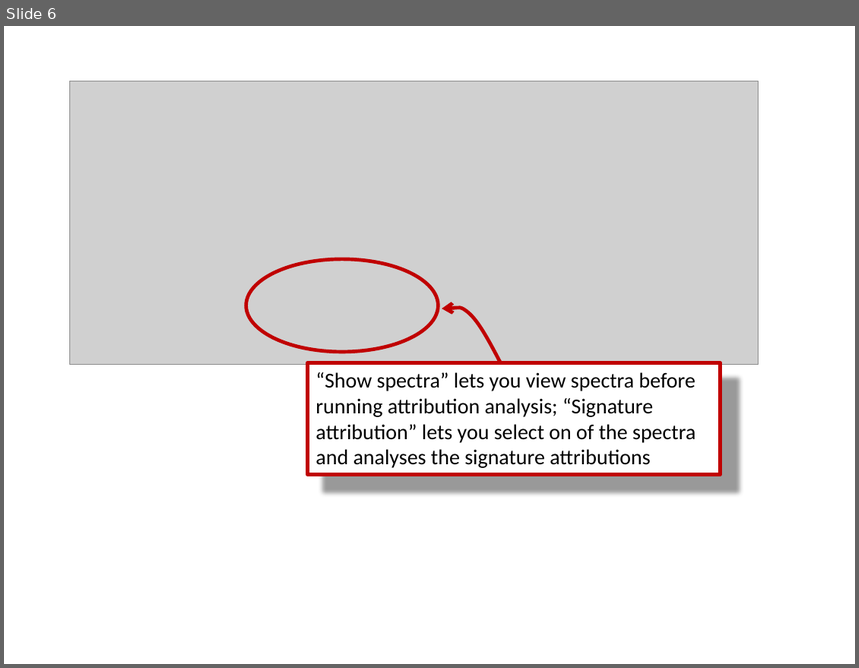
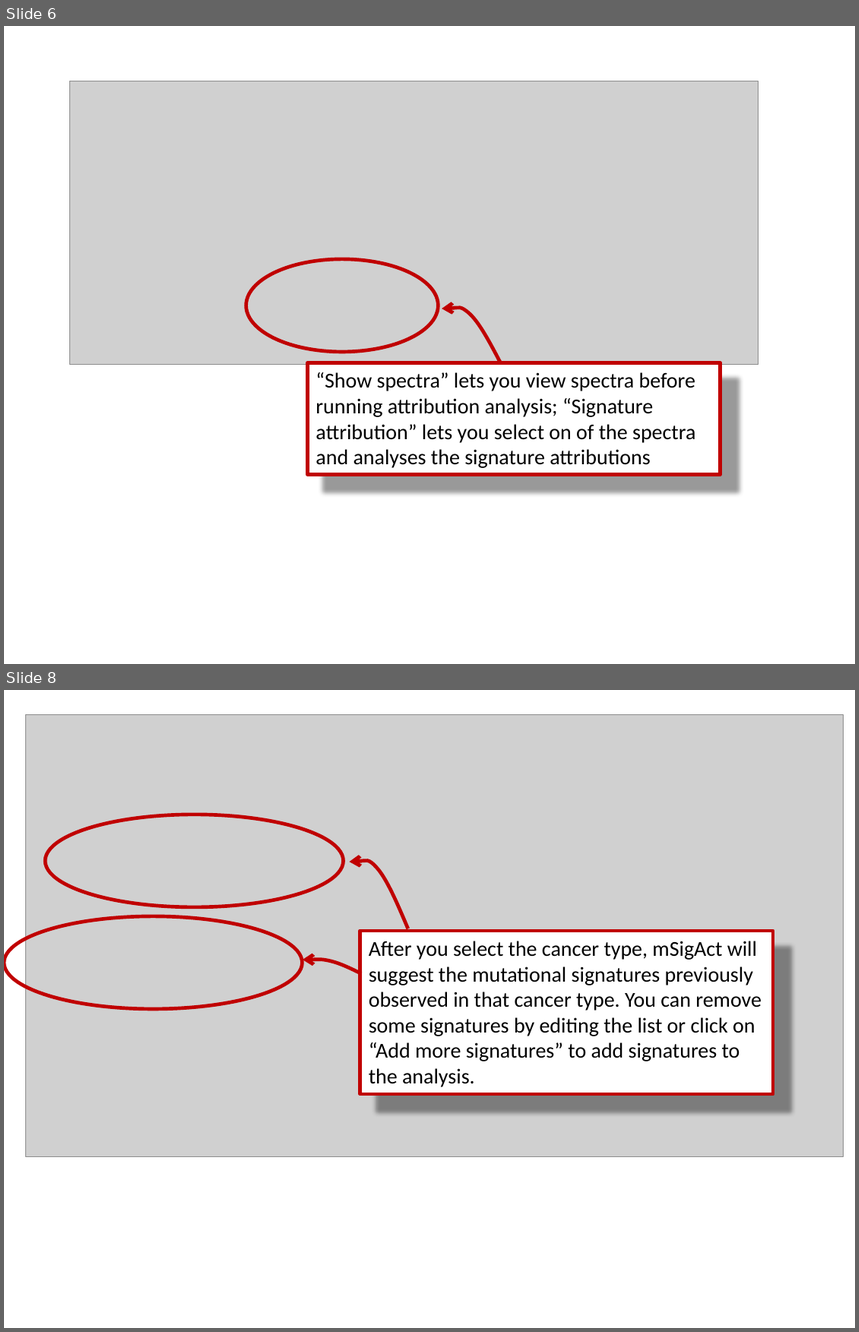
Before and after one commit to steverozen/mSigAct.server, a slide deck: data-raw/attribution-guide.pptx. Shown one above the other, each under a label of ours: slide 6 before the commit, slides 6 and 8 after it; the slides between them are not shown. The pictures are 859x668 and 859x1332 pixels, drawn with LibreOffice and Linux fonts; fonts in the diff are those of the drawing; grey boxes stand for pictures. Boxes give left, top, right and bottom in pixels: in the first picture for what was removed or moved away, otherwise in the second. Text is boxed around its words. In the diff, an @@ line names an element or a change of style, - is before the commit and + after.

```diff
--- a/data-raw/attribution-guide.pptx
+++ b/data-raw/attribution-guide.pptx
@@ slide 8 added at (x1=4, y1=690, x2=855, y2=1328), background #FFFFFF @@
@@ picture added at (x1=25, y1=714, x2=843, y2=1157) @@
@@ ellipse added at (x1=45, y1=815, x2=343, y2=907), outline #C00000 3 pt @@
@@ freeform shape added at (x1=350, y1=861, x2=408, y2=929), outline #C00000 3 pt @@
@@ ellipse added at (x1=4, y1=916, x2=302, y2=1009), outline #C00000 3 pt @@
@@ rectangle added at (x1=360, y1=931, x2=773, y2=1094), fill #FFFFFF, outline #C00000 3 pt, 18 pt, text #000000 @@
+After you select the cancer type, mSigAct will suggest the mutational signatures previously observed in that cancer type. You can remove some signatures by editing the list or click on “Add more signatures” to add signatures to the analysis.
@@ freeform shape added at (x1=303, y1=960, x2=361, y2=974), outline #C00000 3 pt @@
```
Also in this commit, not shown: 8 other slides added, 4 slides removed, 36 other files.
